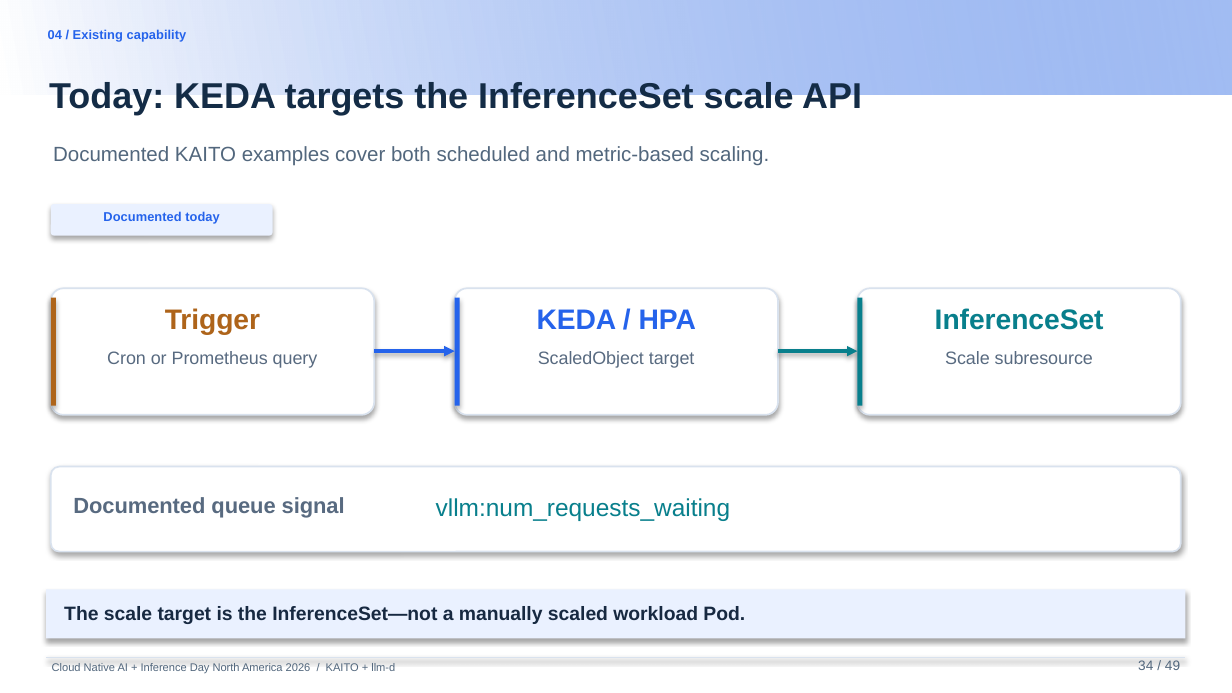
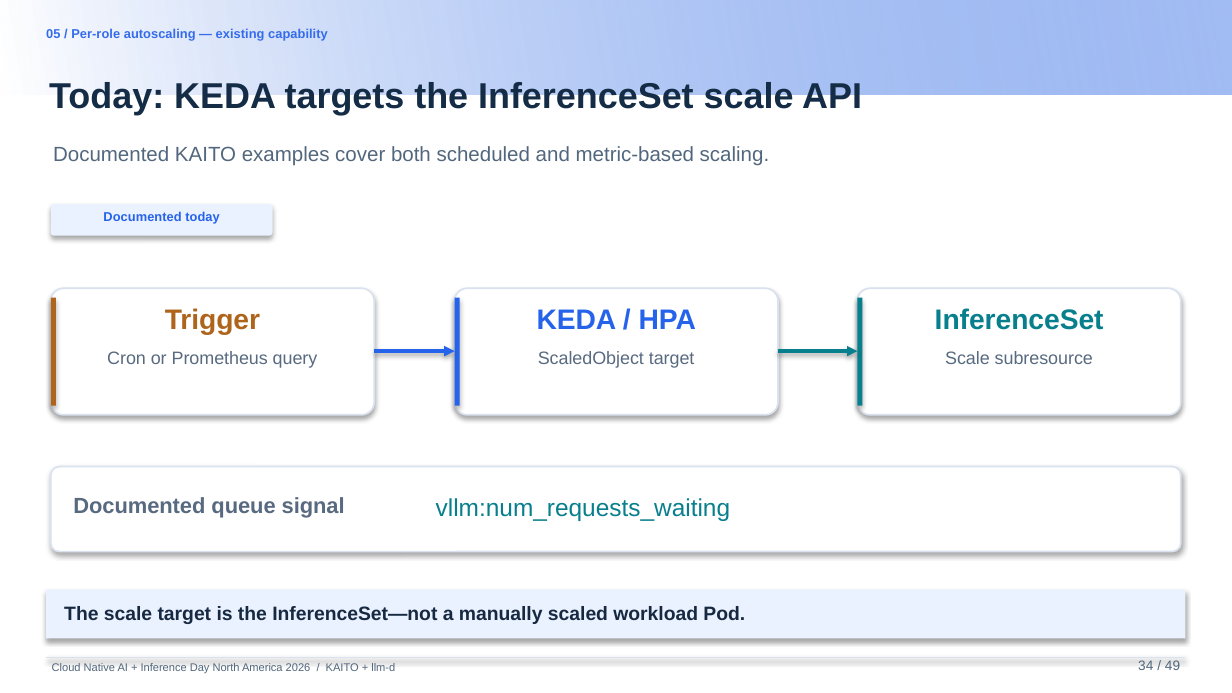
Before and after one commit to andyzhangx/demo, a slide deck: slide 33 of llm/pd-disaggregation/kubecon-na-2026-pd-disaggregation-kaito-llmd.pptx. Drawn at 1232x693 pixels with LibreOffice and Linux fonts; fonts in the diff are those of the drawing; background and template pictures are left out. Boxes give left, top, right and bottom in pixels: in the first picture for what was removed or moved away, otherwise in the second. Text is boxed around its words. In the diff, an @@ line names an element or a change of style, - is before the commit and + after.

```diff
--- a/llm/pd-disaggregation/kubecon-na-2026-pd-disaggregation-kaito-llmd.pptx
+++ b/llm/pd-disaggregation/kubecon-na-2026-pd-disaggregation-kaito-llmd.pptx
@@ text at bbox=[46, 28, 328, 41]: text changed; text colour #2563EB to #346CEC @@
-04 / Existing capability
+05 / Per-role autoscaling — existing capability
```
Also in this commit, not shown: 30 other slides changed.
